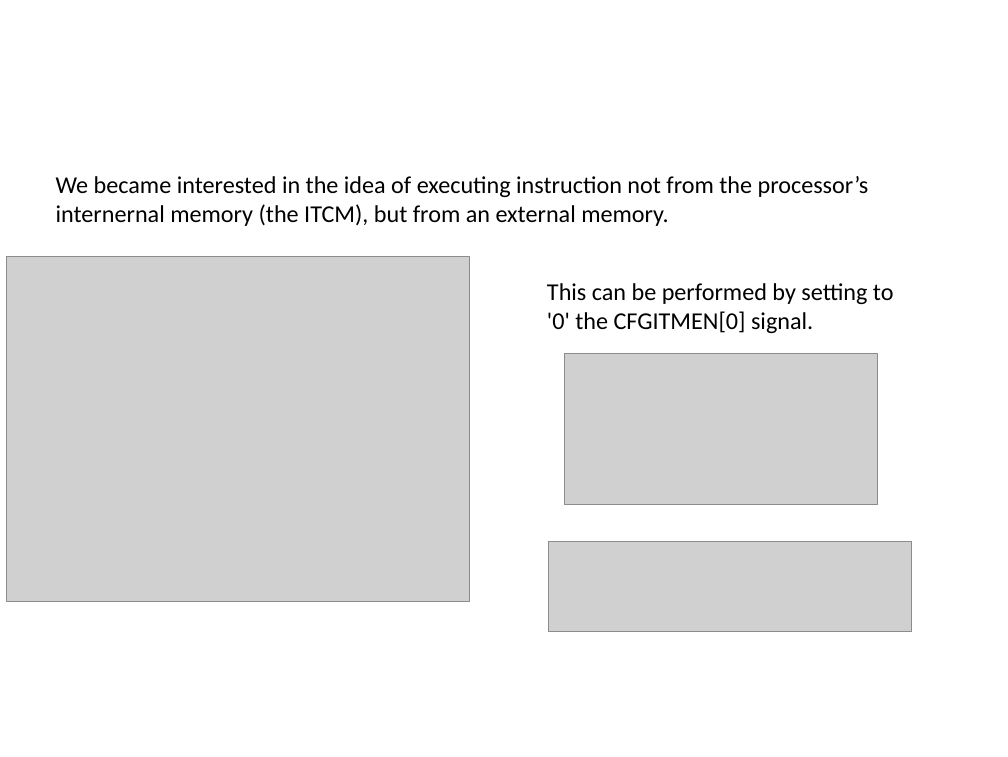
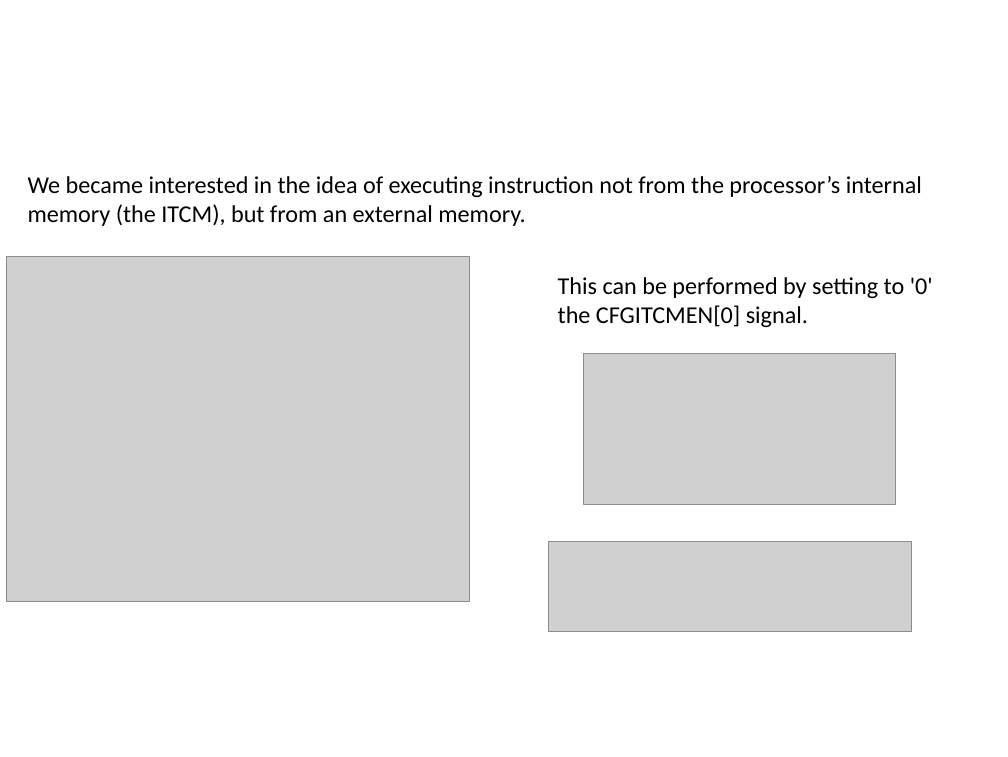
Before and after one commit to AlessiaGuzzo/ES1-project, a slide deck: slide 3 of Presentation/FinalReportPresentation.pptx. Drawn at 1008x757 pixels with LibreOffice and Linux fonts; fonts in the diff are those of the drawing; grey boxes stand for pictures; background and template pictures are left out. Boxes give left, top, right and bottom in pixels: in the first picture for what was removed or moved away, otherwise in the second. Text is boxed around its words. In the diff, an @@ line names an element or a change of style, - is before the commit and + after.

```diff
--- a/Presentation/FinalReportPresentation.pptx
+++ b/Presentation/FinalReportPresentation.pptx
@@ text at <box>28,176,922,226</box>: text changed @@
-We became interested in the idea of executing instruction not from the processor’s internernal memory (the ITCM), but from an external memory.
+We became interested in the idea of executing instruction not from the processor’s internal memory (the ITCM), but from an external memory.
@@ text at <box>558,277,933,327</box>: text changed @@
-This can be performed by setting to '0' the CFGITMEN[0] signal.
+This can be performed by setting to '0' the CFGITCMEN[0] signal.
@@ picture: place and size @@
-picture at <box>565,354,877,505</box>
+picture at <box>583,354,896,505</box>
```
Also in this commit, not shown: 16 other slides changed, 1 slide added.
